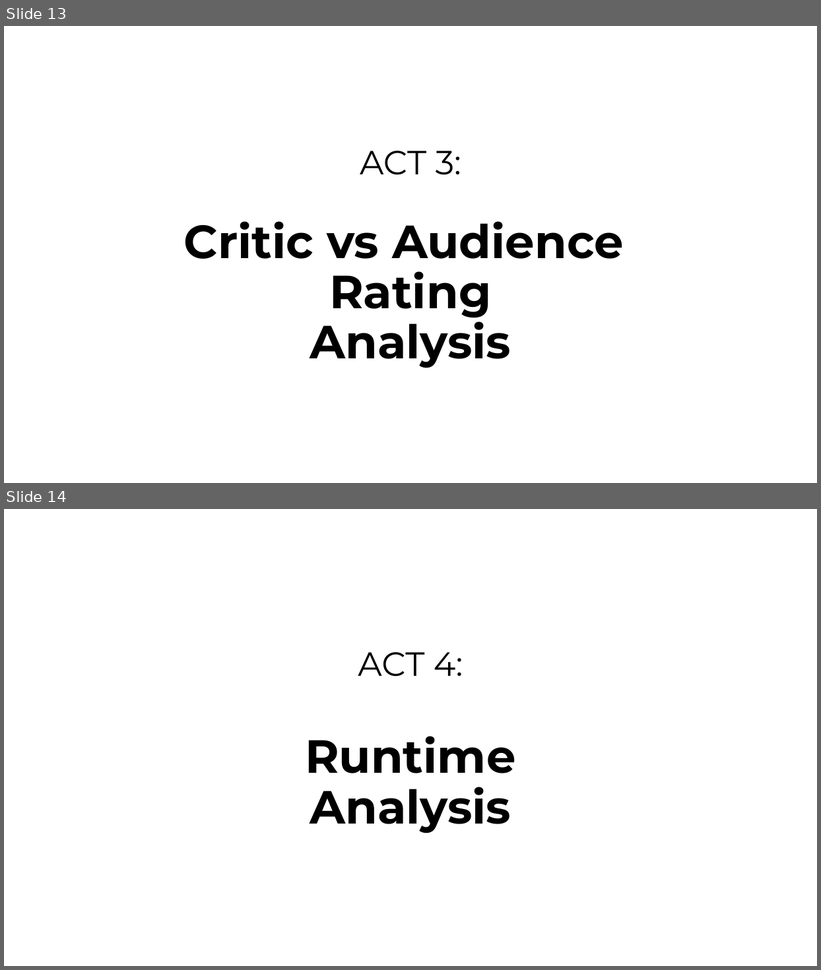
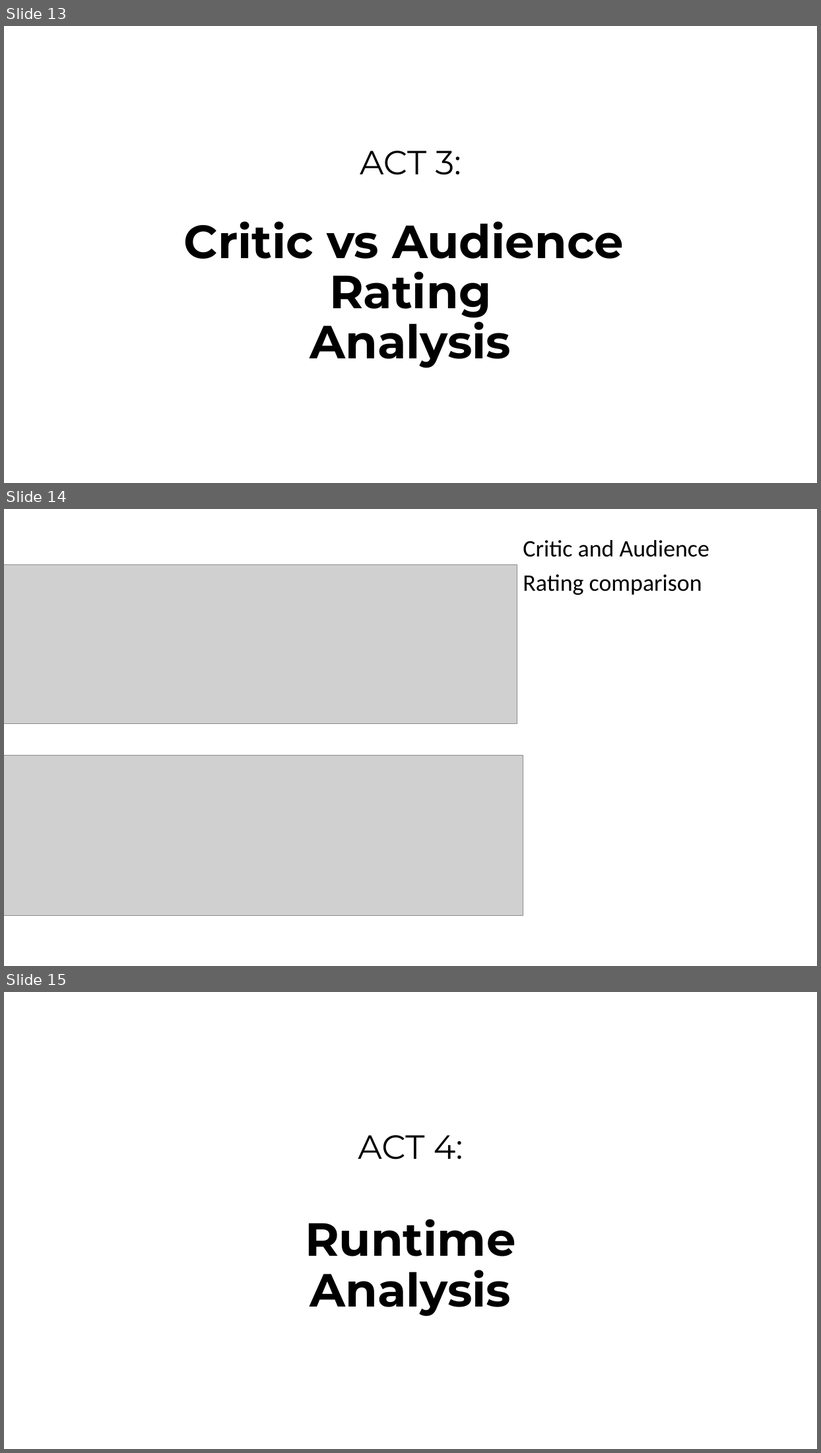
Before and after one commit to abelloma/project1, a slide deck: Project 1 Presentation.pptx. Shown one above the other, each under a label of ours: slides 13 and 14 before the commit, slides 13, 14 and 15 after it. The pictures are 821x970 and 821x1453 pixels, drawn with LibreOffice and Linux fonts; fonts in the diff are those of the drawing; grey boxes stand for pictures; background and template pictures are left out. Boxes give left, top, right and bottom in pixels: in the first picture for what was removed or moved away, otherwise in the second. Text is boxed around its words. In the diff, an @@ line names an element or a change of style, - is before the commit and + after.

```diff
--- a/Project 1 Presentation.pptx
+++ b/Project 1 Presentation.pptx
@@ slide 14 added at box(4, 509, 817, 966), background #FFFFFF @@
@@ text added at box(523, 540, 710, 595), 28 pt, text #000000 @@
+Critic and Audience
+Rating comparison
@@ picture added at box(4, 565, 517, 723) @@
@@ picture added at box(4, 755, 523, 916) @@
@@ what was slide 14 is now slide 15 @@
```
Also in this commit, not shown: 2 slides changed, 1 slide removed, 6 other files.
